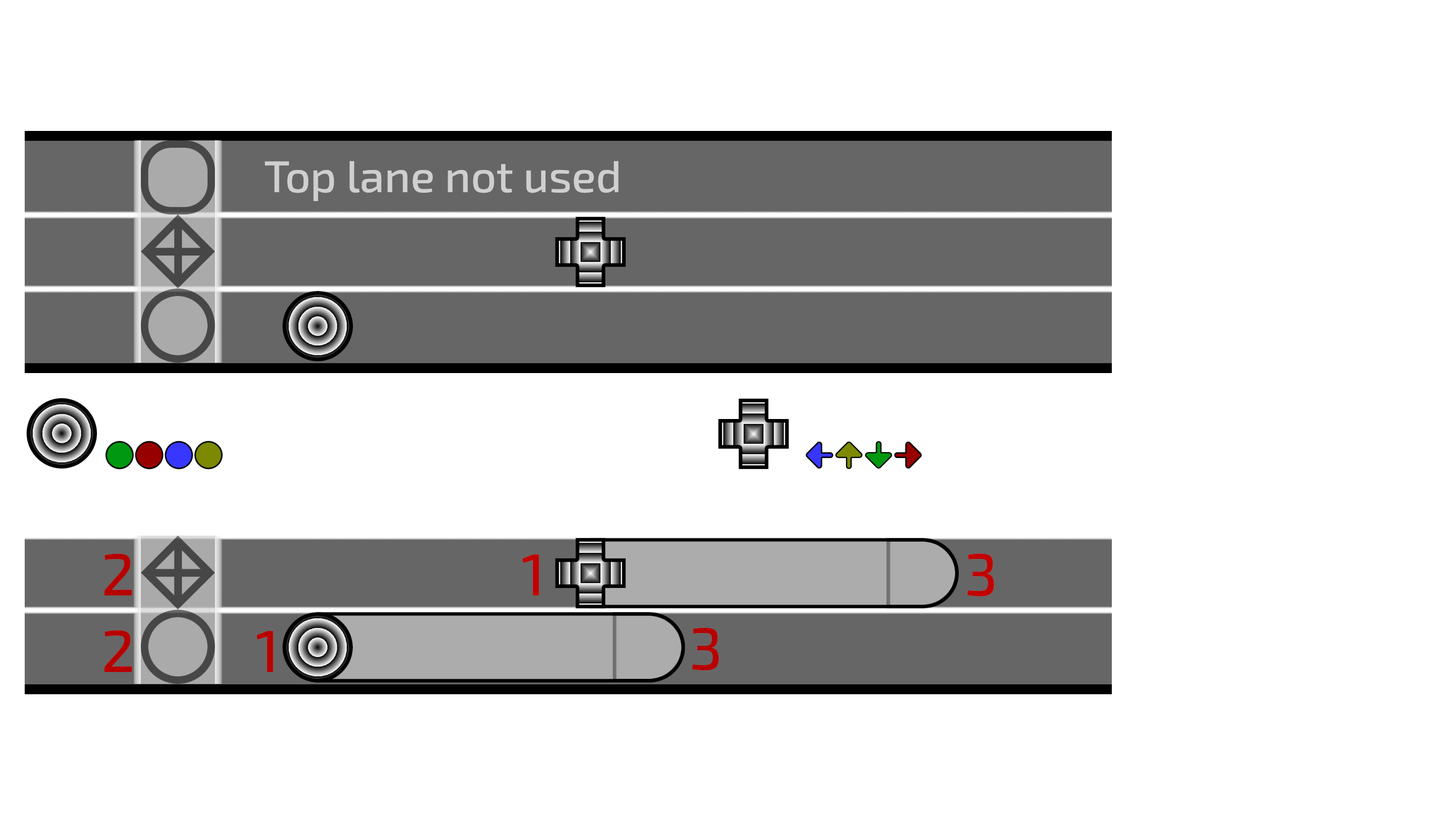
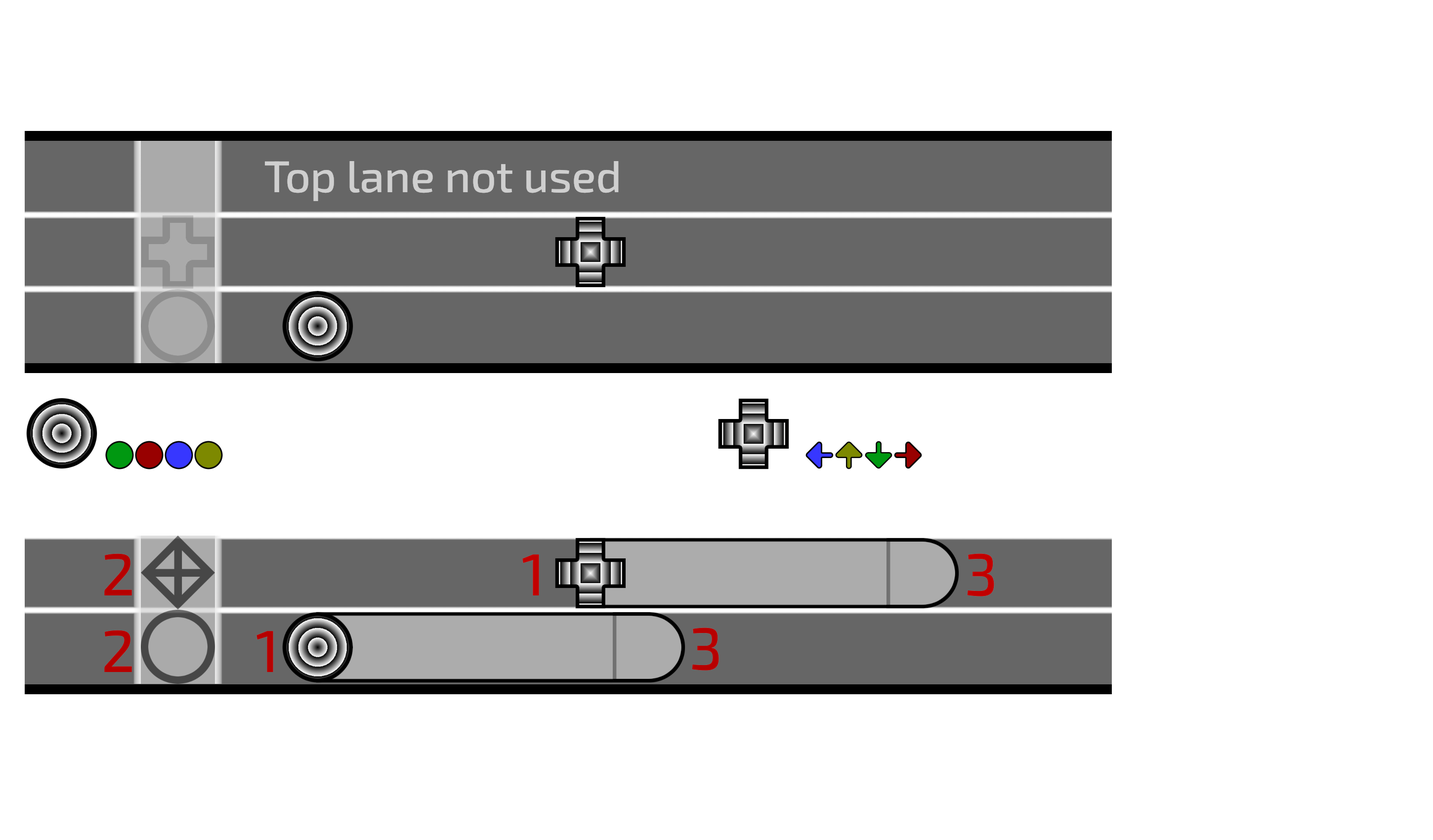
Comparing the layer stacks of the two 1433 × 840 images. Changes:
painted on "NoteExamples_Beginner.png" over (x1=133, y1=140, x2=223, y2=364)
